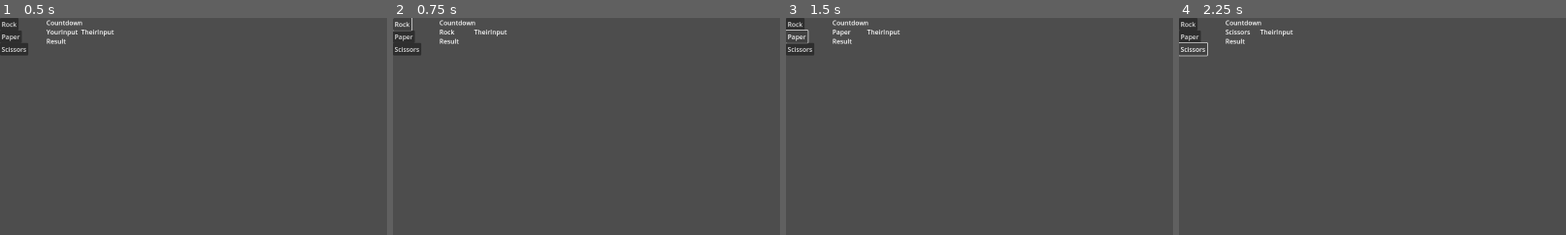
Above: before the commit, frames 1-4 (left to right).
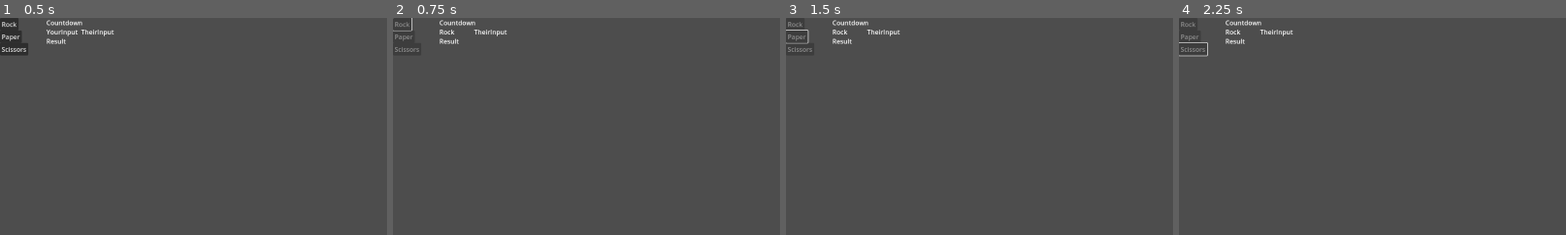
Above: after the commit, the same moments.

Repository: wfay42/corruption-clicker
Game: Godot game, scene res://rock_paper_scissors.tscn
The game is run twice, just before and just after one commit, with the same random seed, the same clock (stepped at 60 frames per second) and the same inputs. The project has no main scene, so this scene is started directly.
Inputs (mouse positions are % of the whole screen's width and height, from its top left):
- Up to frame 1 (0.5 s): no input
- Up to frame 2 (0.75 s): click "Rock" at 0.5 s
- Up to frame 3 (1.5 s): click (1, 4) at 1.25 s, where only the run before the commit has a clickable "Paper"
- Up to frame 4 (2.25 s): click (2, 7) at 2 s, where only the run before the commit has a clickable "Scissors"
The pictures show only the part of the screen within x 0-50%, y 0-50%; the shares and areas given below are measured in that part.

Frame 1 is identical in both runs. In frame 2, 0.2% of the frame differs, in the area x 0-7%, y 1-16%; in frame 3, 0.2%; in frame 4, 0.3%, in the area x 0-19%, y 1-16%.

Commit message:
Refactored _rps_controller so now all rps_nodes are disabled on click, then enabled after the timer finishes

Diff:
--- a/gameplay/_rps_controller.gd
+++ b/gameplay/_rps_controller.gd
@@ -1,44 +1,57 @@
 extends Node
 
-var timer: Timer
-var timer_duration: float
+var __timer: Timer
+var __timer_duration: float
 
-var computerChoice: Node
+var __computerChoice: Node
+var __rps_nodes: Array[Node]
 
 func _ready() -> void:
-	timer_duration = 3.0
+	self.__timer_duration = 3.0
 
-	timer = Timer.new()
-	timer.one_shot = true
-	timer.timeout.connect(_on_timer_timeout)
+	self.__timer = Timer.new()
+	__timer.one_shot = true
+	__timer.timeout.connect(_on_timer_timeout)
 
-	# timer must be added to the tree before it can be started
-	self.add_child(timer)
+	# __timer must be added to the tree before it can be started
+	self.add_child(__timer)
 
 	# TODO: Need to figure out how to connect this to the computer's choice,
 	# or solve this by emitting a signal and hooking that up elsewhere
-	computerChoice = self.get_node("Countdown").get_node("YourInput")
+	self.__computerChoice = self.get_node("Countdown").get_node("YourInput")
 
-	_connect_children()
+	self.__rps_nodes = _get_rps_nodes()
 
-func _connect_children() -> void:
+	_connect_children(__rps_nodes)
+
+func _connect_children(rps_nodes: Array[Node]) -> void:
 	var controller = self
 	var countdown = self.get_node("Countdown")
 	var yourInput = countdown.get_node("YourInput")
 
-	for rps_nodename in ["Rock", "Paper", "Scissors"]:
-		var rps_node = self.get_node(rps_nodename)
-
+	for rps_node in rps_nodes:
 		if rps_node.has_signal(RPSButton.RPS_CHOSEN_NAME):
 			rps_node.rps_chosen.connect(yourInput._on_rps_button_rps_chosen)
 			rps_node.rps_chosen.connect(controller._on_rps_chosen)
 
-func _process(delta: float) -> void:
+func _get_rps_nodes() -> Array[Node]:
+	var rps_nodes: Array[Node] = []
+	for rps_nodename in ["Rock", "Paper", "Scissors"]:
+		rps_nodes.append(self.get_node(rps_nodename))
+
+	return rps_nodes
+
+func _process(_delta: float) -> void:
 	pass
 
-func _on_rps_chosen(value: String) -> void:
-	if timer.is_stopped():
-		timer.start(timer_duration)
+func _on_rps_chosen(_value: String) -> void:
+	if __timer.is_stopped():
+		__timer.start(__timer_duration)
+		for rps_node in __rps_nodes:
+			if rps_node is RPSButton:
+				rps_node.disabled = true
 
 func _on_timer_timeout() -> void:
-	print("Timer timeout")
+	for rps_node in __rps_nodes:
+		if rps_node is RPSButton:
+			rps_node.disabled = false
Not shown, changed: design.md
